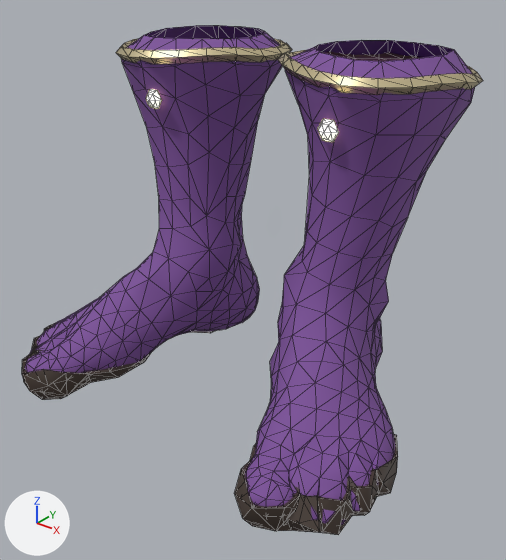
Before and after pictures for a commit that changed the glTF model game/assets/characters/hero/wear/sage_boots.glb.
Before and after are seen from a 50 mm camera at (0.433, -0.541, 0.448) aimed at (0.026, -0.032, 0.133). The axes (+X, +Y, +Z) are drawn at lower left. The lights are the same throughout. The first picture is the older version. Mesh edges are drawn as thin lines. Vertices at exactly the same position are counted once.

Objects in the first picture: 'wear_L', 'wear_R'.
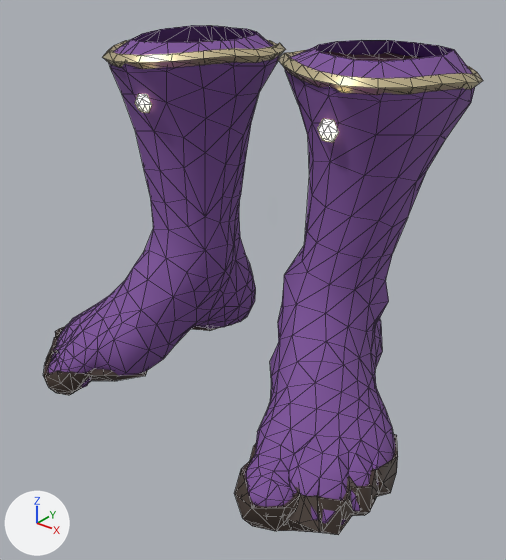
The newer file adds a shape key; the second version is drawn at full value of the shape key 'female' of 'wear_R', and the change is written as the vertex moves it makes.

Location of each change, (x1, y1, x2, y2) in pixels of the pictures (506 x 560 px; the box of a moved part takes in the faces that stretch with it):
'wear_R', reshaped (10% narrower)
    before: (22, 25, 292, 400)
    after: (43, 25, 285, 395)
part 1 of me_wear_r, moved or reshaped
    before: (146, 89, 162, 109)
    after: (135, 94, 152, 113)
part 2 of me_wear_r, moved or reshaped
    before: (22, 25, 292, 400)
    after: (43, 25, 285, 395)

What changed in the scene script:
```text
Change me_wear_r:
    used by ob_wear_r; location = (0.0, 0.0, 0.0)
    remove me_wear_r.from_pydata(...)  # 613 vertices, 1163 faces; spans x -0.228..-0.012, y -0.199..0.144, z -0.015..0.359
    add me_wear_r.from_pydata(...)  # 613 vertices, 1163 faces; spans x -0.206..-0.014, y -0.181..0.124, z -0.012..0.36
    me_wear_r part 1: the loose piece of 14 vertices spanning x -0.118..-0.096, y -0.037..-0.021, z 0.29..0.31 is moved by (-0.001, -0.014, -0.002)
    me_wear_r part 2: 599 of 613 vertices moved; they spanned x -0.228..-0.012, y -0.199..0.144, z -0.015..0.359 and now span x -0.206..-0.014, y -0.181..0.124, z -0.012..0.36; mean shift (0.004, -0.001, 0.001); largest move (-0.096, -0.103, 0.028) -> (-0.077, -0.124, 0.024)
```
